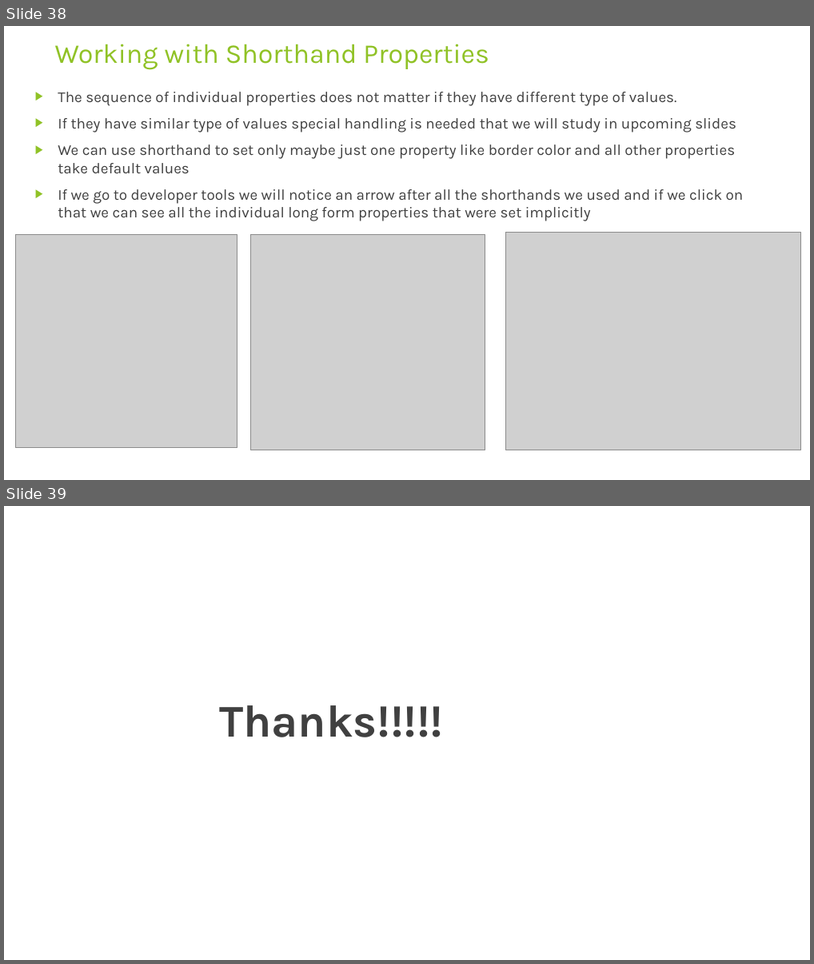
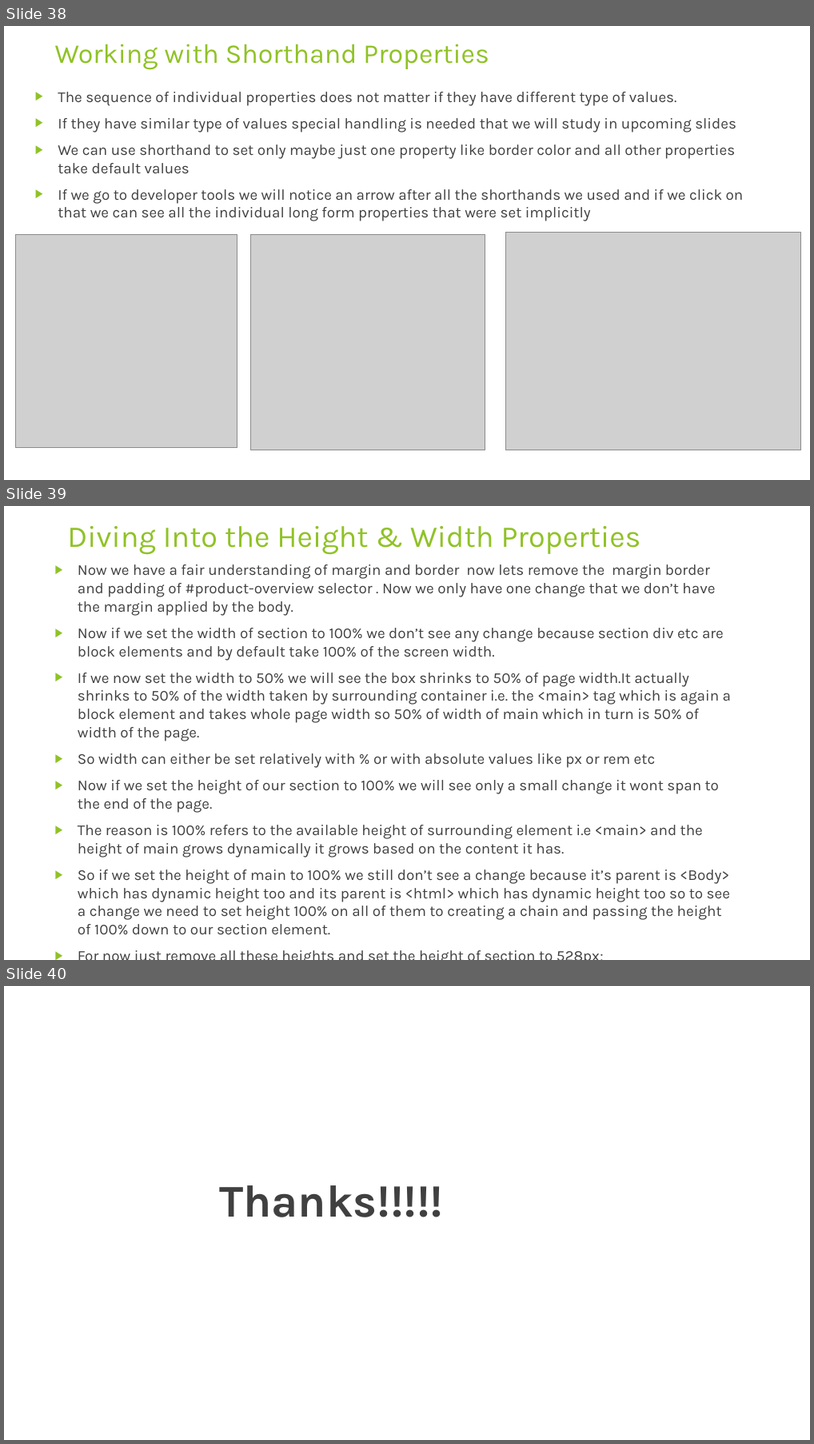
Before and after one commit to rudhrainfogain/CSS, a slide deck: PPT/Css-v3.pptx. Shown one above the other, each under a label of ours: slides 38 and 39 before the commit, slides 38, 39 and 40 after it. The pictures are 814x964 and 814x1444 pixels, drawn with LibreOffice and Linux fonts; fonts in the diff are those of the drawing; grey boxes stand for pictures. Boxes give left, top, right and bottom in pixels: in the first picture for what was removed or moved away, otherwise in the second. Text is boxed around its words. In the diff, an @@ line names an element or a change of style, - is before the commit and + after.

Commit message:
Diving Into the Height & Width Properties

```diff
--- a/PPT/Css-v3.pptx
+++ b/PPT/Css-v3.pptx
@@ slide 39 added at <box>4,506,810,960</box>, background #FFFFFF @@
@@ title added at <box>67,526,642,555</box>, 36 pt, text #90C226 @@
+Diving Into the Height & Width Properties
@@ text added at <box>78,564,731,934</box>, 18 pt, text #404040 @@
+▶ Now we have a fair understanding of margin and border now lets remove the margin border and padding of #product-overview selector . Now we only have one change that we don’t have the margin applied by the body.
+▶ Now if we set the width of section to 100% we don’t see any change because section div etc are block elements and by default take 100% of the screen width.
+▶ If we now set the width to 50% we will see the box shrinks to 50% of page width.It actually shrinks to 50% of the width taken by surrounding container i.e. the <main> tag which is again a block element and takes whole page width so 50% of width of main which in turn is 50% of width of the page.
+▶ So width can either be set relatively with % or with absolute values like px or rem etc
+▶ Now if we set the height of our section to 100% we will see only a small change it wont span to the end of the page.
+▶ The reason is 100% refers to the available height of surrounding element i.e <main> and the height of main grows dynamically it grows based on the content it has.
+▶ So if we set the height of main to 100% we still don’t see a change because it’s parent is <Body> which has dynamic height too and its parent is <html> which has dynamic height too so to see a change we need to set height 100% on all of them to creating a chain and passing the height of 100% down to our section element.
+▶ For now just remove all these heights and set the height of section to 528px;
@@ what was slide 39 is now slide 40 @@
```
Also in this commit, not shown: 1 other file.
